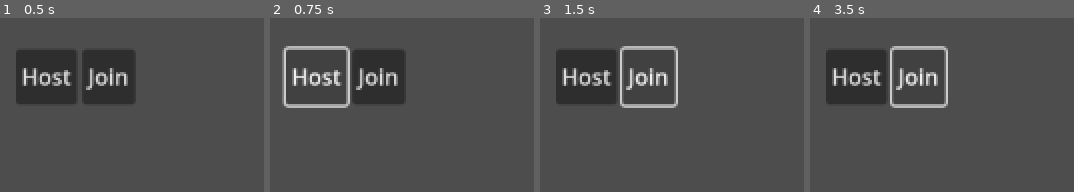
Above: before the commit, frames 1-4 (left to right).
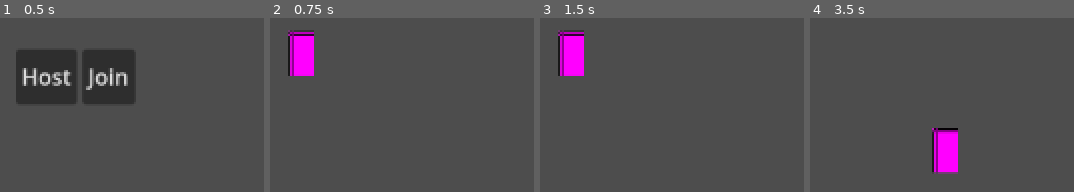
Above: after the commit, the same moments.

Repository: bartoszcholewa/2d-multiplayer-course
Game: Godot game, scene res://ui/main_menu/main_menu.tscn
Same seed, same stepped clock (60 frames per second), same inputs: the game is played once before the commit and once after it.
Inputs (mouse positions are in pixels of both pictures, inside the frame that each line leads up to):
- Up to frame 1 (0.5 s): no input
- Up to frame 2 (0.75 s): click "Host" at 0.5 s
- Up to frame 3 (1.5 s): click (648, 77) at 1.25 s, where only the run before the commit has a clickable "Join"
- Up to frame 4 (3.5 s): hold D (move_right) 2.03-2.78 s; hold S (move_down) from 2.78 s (still down)

Frame 1 is identical in both runs. In frame 2, 11% of the frame differs, in the area x 4-51%, y 6-52%; in frame 3, 10%; in frame 4, 12%, in the area x 6-57%, y 16-90%.

Commit message:
Lesson 6 - State Sync and RPC Calls

Diff:
--- a/main.gd
+++ b/main.gd
@@ -1,13 +1,10 @@
 extends Node
 
-var test: String = "test"
+func _ready() -> void:
 
-func _ready() -> void:
-	var a: int = my_func(5)
-	if a == 5:
-		print(test)
+	# Notify server about client ready
+	peer_ready.rpc_id(1)
 
-
-
-func my_func(my_test: int) -> int:
-	return 0 + my_test
+@rpc("any_peer", "call_local", "reliable")
+func peer_ready() -> void:
+	print("peer %s ready" % multiplayer.get_remote_sender_id())
--- a/ui/main_menu/main_menu.gd
+++ b/ui/main_menu/main_menu.gd
@@ -2,6 +2,7 @@
 
 const SERVER_IP: String = "127.0.0.1"
 const SERVER_PORT: int = 8081
+const MAIN_SCENE: PackedScene = preload("uid://ej1u6umes6d5")
 
 
 @onready var host_button: Button = $%HostButton
@@ -11,18 +12,20 @@
 func _ready() -> void:
 	host_button.pressed.connect(_on_host_pressed)
 	play_button.pressed.connect(_on_join_pressed)
-	multiplayer.peer_connected.connect(_on_peer_connected)
+	multiplayer.connected_to_server.connect(_on_connected_to_server)
 
 
 func _on_host_pressed() -> void:
 	var server_peer: ENetMultiplayerPeer = ENetMultiplayerPeer.new()
 	server_peer.create_server(SERVER_PORT)
 	multiplayer.multiplayer_peer = server_peer
+	get_tree().change_scene_to_packed(MAIN_SCENE)
 
 func _on_join_pressed() -> void:
 	var client_peer: ENetMultiplayerPeer = ENetMultiplayerPeer.new()
 	client_peer.create_client(SERVER_IP, SERVER_PORT)
 	multiplayer.multiplayer_peer = client_peer
 
-func _on_peer_connected(id: int) -> void:
-	print("peer connected: ", id)
+
+func _on_connected_to_server() -> void:
+	get_tree().change_scene_to_packed(MAIN_SCENE)
